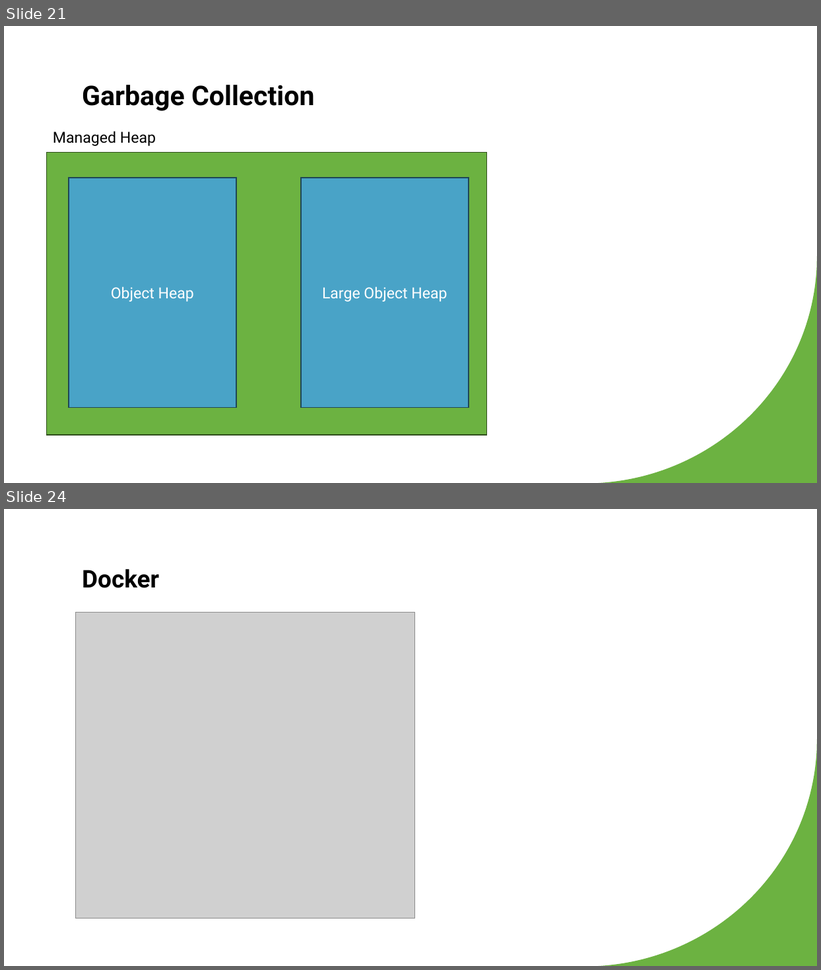
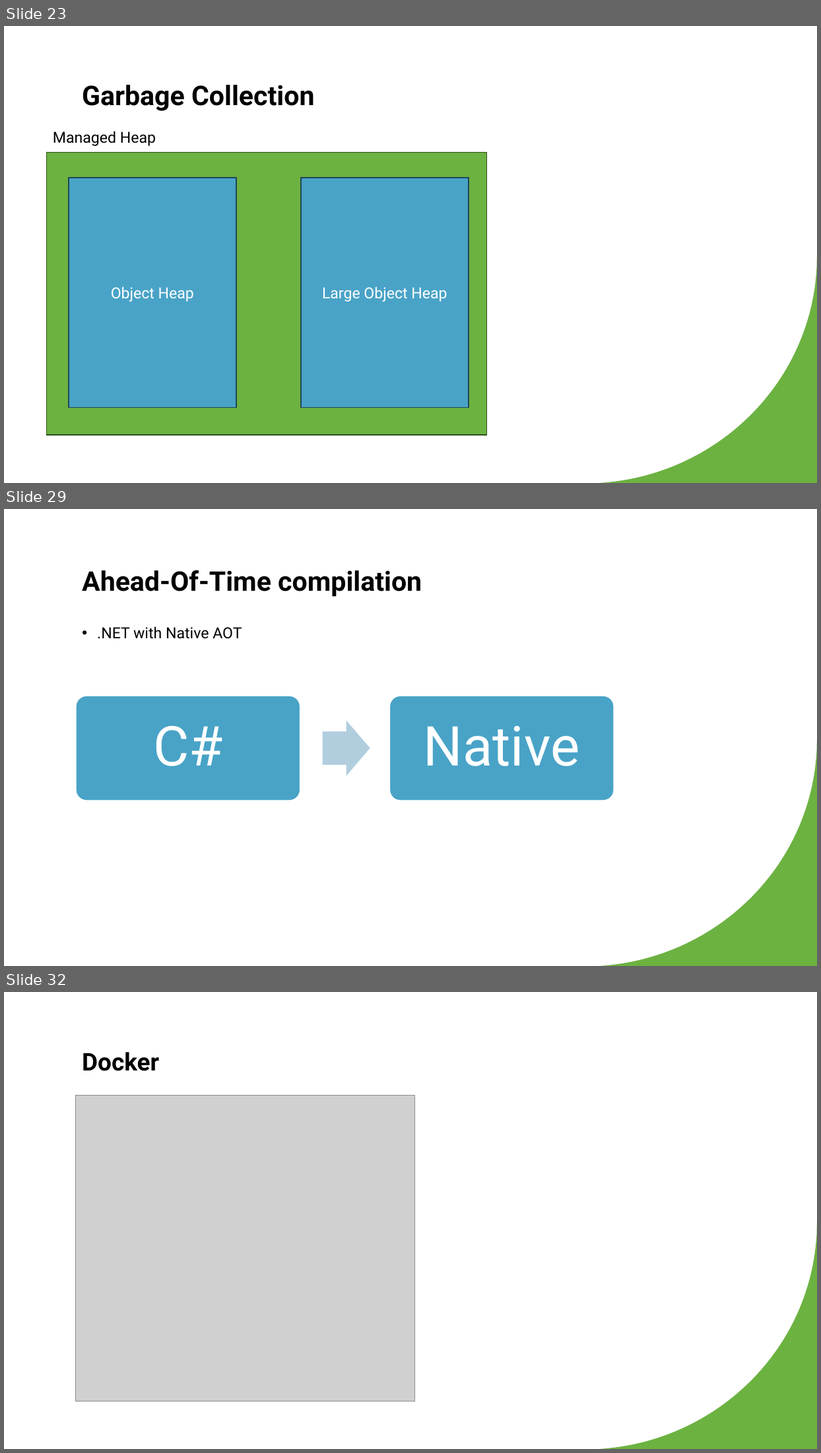
Before and after one commit to NicoVermeir/DotnetAbc, a slide deck: dotnet abc.pptx. Shown one above the other, each under a label of ours: slides 21 and 24 before the commit, slides 23, 29 and 32 after it; the slides between them are not shown. The pictures are 821x970 and 821x1453 pixels, drawn with LibreOffice and Linux fonts; fonts in the diff are those of the drawing; grey boxes stand for pictures. Boxes give left, top, right and bottom in pixels: in the first picture for what was removed or moved away, otherwise in the second. Text is boxed around its words. In the diff, an @@ line names an element or a change of style, - is before the commit and + after.

```diff
--- a/dotnet abc.pptx
+++ b/dotnet abc.pptx
@@ slide 29 added at box(4, 509, 817, 966), background #FFFFFF; not listed: 1 template element that a slide beside it also shows @@
@@ title added at box(82, 570, 422, 597), 32 pt, text #000000, bold @@
+Ahead-Of-Time compilation
@@ text added at box(97, 626, 242, 639), 18 pt, text #000000 @@
+• .NET with Native AOT
@@ group added at box(76, 696, 614, 801): 2 rounded rectangles, 2 texts, 1 right arrow @@
+C#
+Native
@@ what was slide 21 is now slide 23 @@
@@ what was slide 24 is now slide 32 @@
```
Also in this commit, not shown: 8 slides changed, 11 other slides added.
